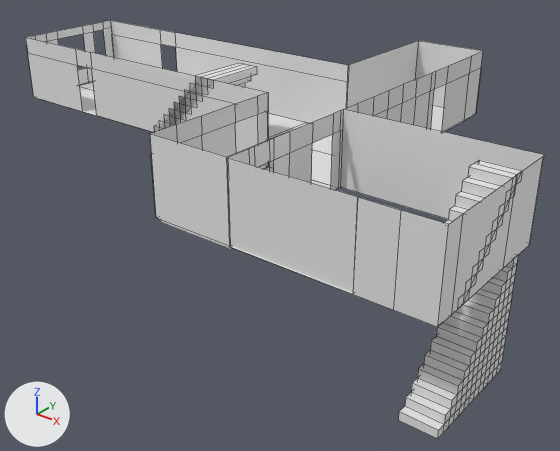
What one commit did to the Blender file Assets/models/floor_2/floor_2.blend.
The view is the same before and after, from a 50 mm camera at (86.5, -74.1, 46.8) aimed at (29.1, -2.2, 2.3). Every picture has the same lights, and +X, +Y and +Z are marked at lower left. Mesh edges are drawn as thin lines on the coarser meshes.

In view in the first picture: 'center_hall', 'center_hall_e_wall', 'center_hall_s_e_wall', 'center_hall_s_w_wall', 'center_hall_w_wall', 'main_floor', 'main_hall_wall_e', 'main_hall_wall_w', 'servant_stairs_floor_1', 'servant_stairs_floor_2', 'servant_stairway', 'servants_hall_w_wall'.
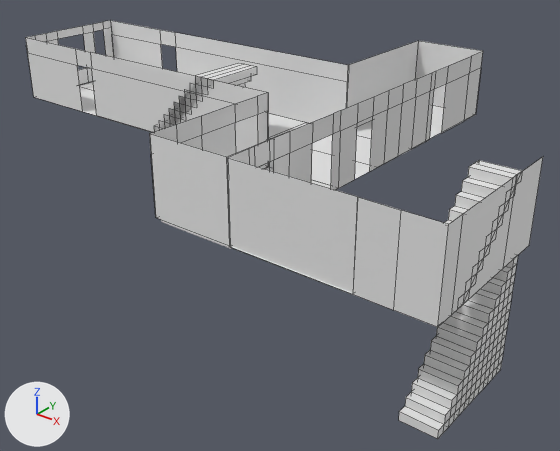
Changed parts and their boxes (x1, y1, x2, y2) in the pictures (560 x 451 px):
'main_hall_wall_e', reshaped (53% narrower, 36% shorter)
    before: (25, 37, 544, 241)
    after: (25, 37, 269, 167)
part 1 of me_cube_038, deleted
    before: (340, 109, 544, 241)

What the commit changed:
me_cube_038 has 16 vertices, 6 faces and spans x 0.97..1.0, y -1.0..1.0, z 0.0..2.0.
me_cube_038 is used by ob_main_hall_wall_e; parent ob_main_hall_wall_w; location (0.0, 25.0, 13.0); scale (8.0, 39.0, 4.5).
me_cube_038 part 1: the loose piece of 4 vertices spanning x 0.97, y 0.44..1.0, z 0.0..2.0 is deleted.
